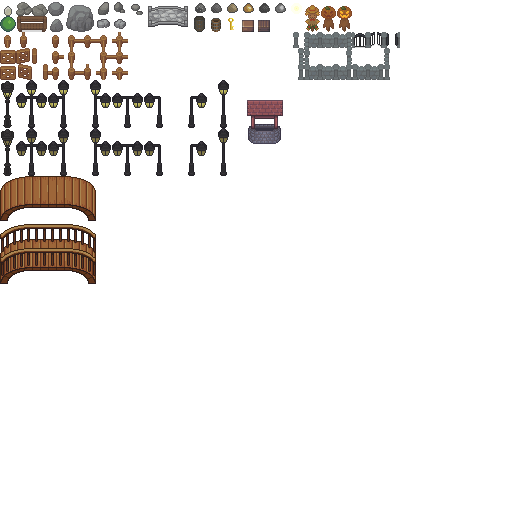
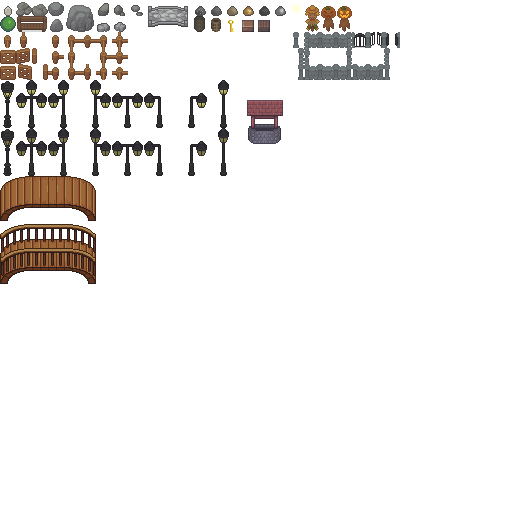
Two versions of the same layered image (512x512). Layer-by-layer changes:
painted on "objects" over [97, 2, 286, 32]
